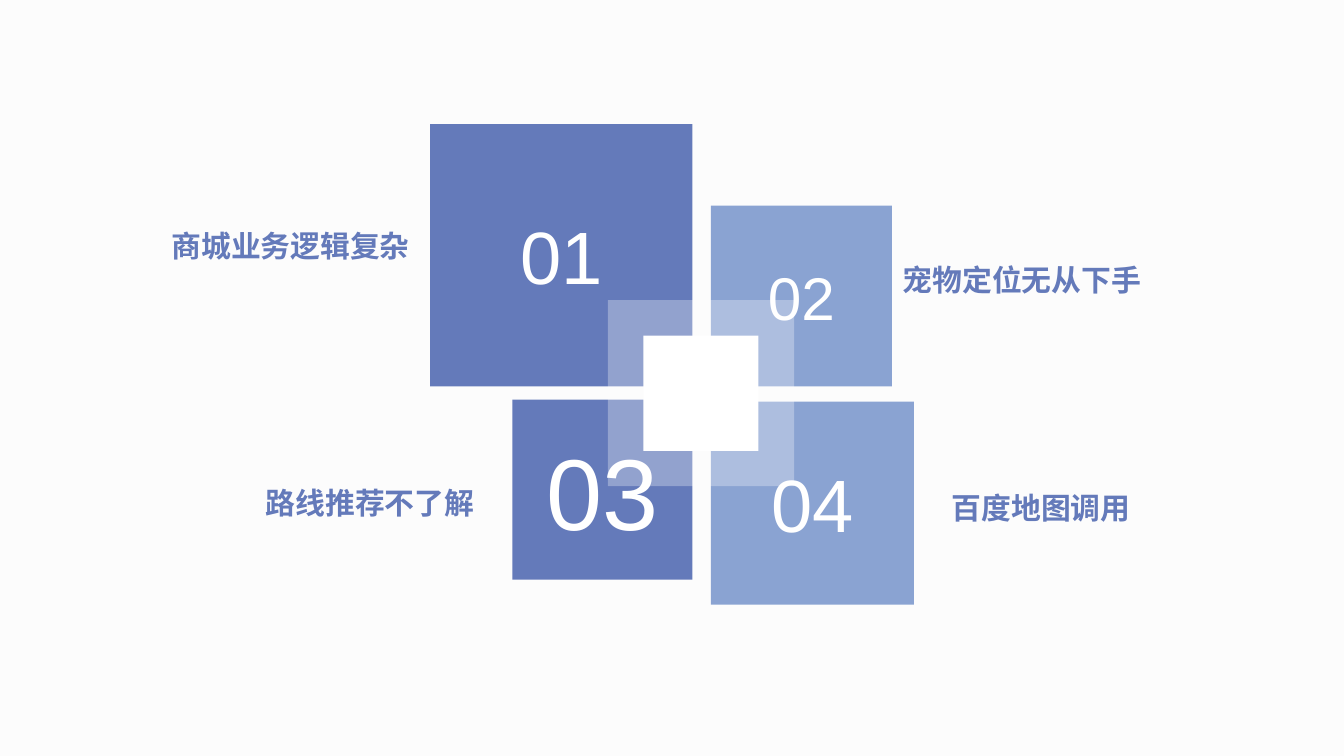
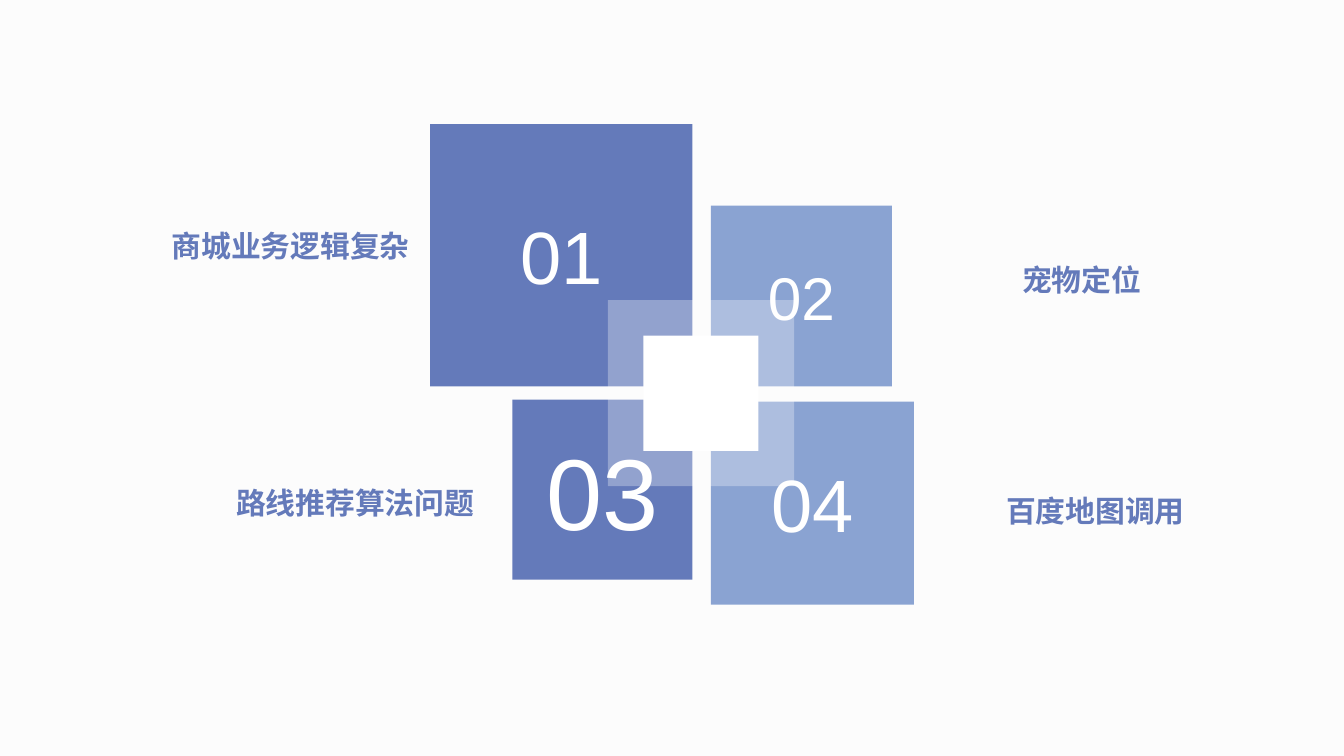
Before and after one commit to wenwudeng/MyDocument, a slide deck: slide 20 of 中期答辩/宠物生活APP的设计与实现.pptx (slide 19 before the commit). Drawn at 1344x756 pixels with LibreOffice and Linux fonts; fonts in the diff are those of the drawing. Boxes give left, top, right and bottom in pixels: in the first picture for what was removed or moved away, otherwise in the second. Text is boxed around its words. In the diff, an @@ line names an element or a change of style, - is before the commit and + after.

```diff
--- a/中期答辩/宠物生活APP的设计与实现.pptx
+++ b/中期答辩/宠物生活APP的设计与实现.pptx
@@ text at [1022, 265, 1141, 294]: text changed @@
-宠物定位无从下手
+宠物定位
@@ text at [236, 488, 474, 517]: text changed @@
-路线推荐不了解
+路线推荐算法问题
@@ text "百度地图调用": place and size @@
-text "百度地图调用" at [952, 493, 1131, 522]
+text "百度地图调用" at [1006, 496, 1185, 525]
```
Also in this commit, not shown: 9 other slides changed, 1 slide added.
